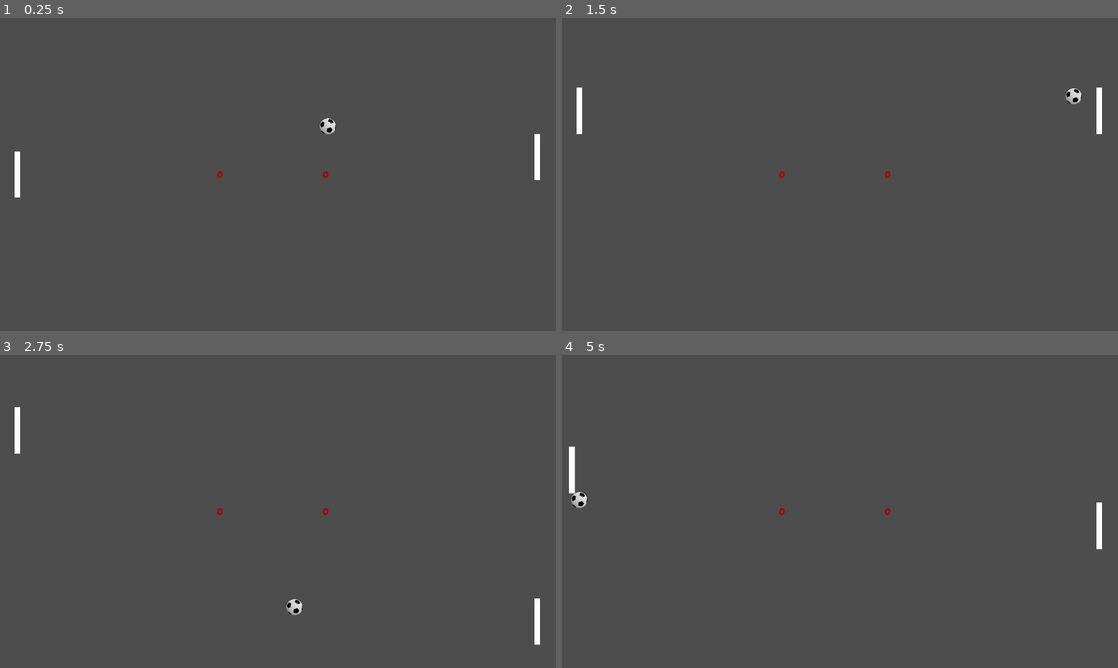
Above: before the commit, frames 1-4 (two rows, left to right).
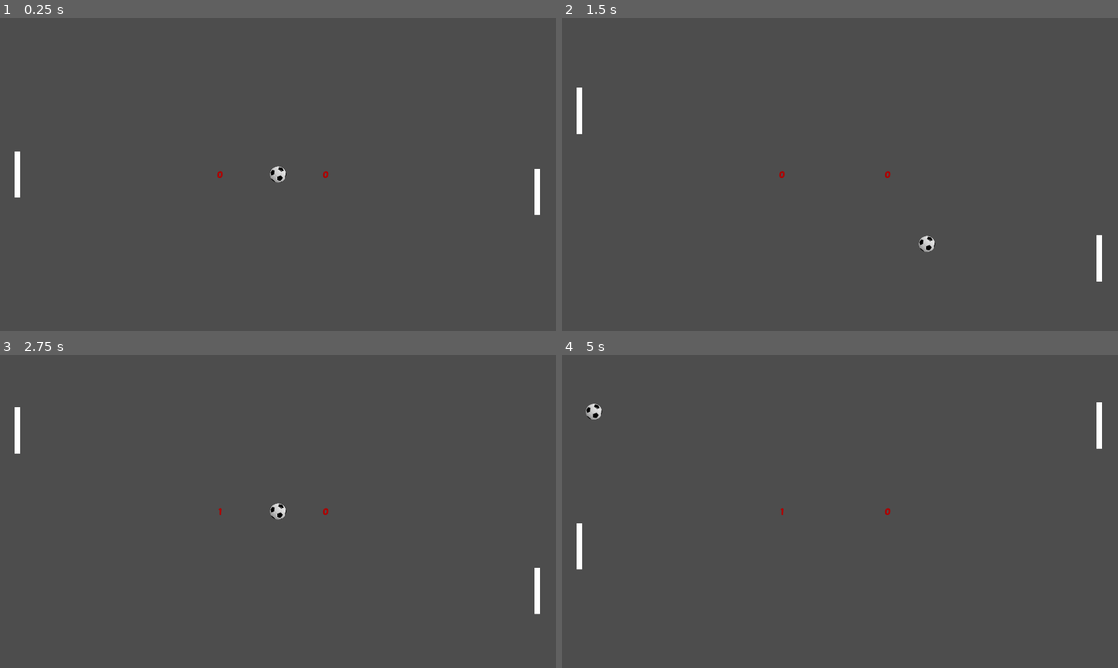
Above: after the commit, the same moments.

Repository: SebaMat3/pong
Game: Godot game, scene res://level.tscn
Two runs of this game, one before a commit and one after it. Both use one fixed random seed, a clock stepped at 60 frames per second and the inputs below.
Inputs:
- Up to frame 1 (0.25 s): no input
- Up to frame 2 (1.5 s): hold Up (ui_up) 0.53-1.28 s; hold Down (ui_down) from 1.28 s (still down)
- Up to frame 3 (2.75 s): release Down (ui_down) at 2.03 s; hold Up (ui_up) from 2.03 s (still down)
- Up to frame 4 (5 s): release Up (ui_up) at 3.53 s; hold Down (ui_down) from 3.53 s (still down)

The runs differ from the first frame. In frame 1, 0.4% of the frame differs, in the area x 48-98%, y 32-63%; in frame 2, 0.5%; in frame 3, 0.4%; in frame 4, 0.9%, in the area x 1-98%, y 15-69%.

Commit message:
15th class. Last details- sound- export- exam

Diff:
--- a/Ball.gd
+++ b/Ball.gd
@@ -6,6 +6,8 @@
 var direction = Vector2.ZERO
 #boolean state variable - "to know if something is happening"
 var is_moving = false
+@onready var timer = get_parent().find_child("RestartTimer")
+
 
 #what we want the ball to do once its loaded
 func _ready():
@@ -14,6 +16,7 @@
 	reset_ball()
 
 func reset_ball():
+	timer.stop()
 	speed = 600
 	#horizontal direction chosen randomly
 	direction.x = [-1,1][randi() % 2]
@@ -28,3 +31,8 @@
 			var collide = move_and_collide(speed * direction * delta)
 			if collide:
 				direction = direction.bounce(collide.get_normal())
+				$AudioCollision.play()
+
+
+func _on_restart_timer_timeout():
+	reset_ball()
--- a/Ball.tscn
+++ b/Ball.tscn
@@ -1,7 +1,8 @@
-[gd_scene load_steps=4 format=3 uid="uid://ct3201drt1ce2"]
+[gd_scene load_steps=5 format=3 uid="uid://ct3201drt1ce2"]
 
 [ext_resource type="Script" path="res://Ball.gd" id="1_gshv5"]
 [ext_resource type="Texture2D" uid="uid://deoqpw5a1ub8o" path="res://Assets/pngwing.com.png" id="2_0tgka"]
+[ext_resource type="AudioStream" uid="uid://jche5fxtr736" path="res://Assets/BalloonAgainstWall.wav" id="3_qw77l"]
 
 [sub_resource type="CircleShape2D" id="CircleShape2D_lttxq"]
 radius = 28.0
@@ -14,3 +15,6 @@
 
 [node name="Sprite2D" type="Sprite2D" parent="."]
 texture = ExtResource("2_0tgka")
+
+[node name="AudioCollision" type="AudioStreamPlayer" parent="."]
+stream = ExtResource("3_qw77l")
--- a/level.gd
+++ b/level.gd
@@ -2,6 +2,9 @@
 
 var playerScore = 0
 var oponentScore = 0
+
+func _ready():
+	_restart_game()
 
 func _process(delta):
 	$PlayerCounter.text = str(playerScore)
@@ -11,8 +14,8 @@
 	$Ball.is_moving = false
 	$Ball.direction = Vector2.ZERO
 	$Ball.position = Vector2(960, 540)
-	$Ball.reset_ball()
-
+	#$Ball.reset_ball()
+	$RestartTimer.start()
 
 func _on_player_arc_body_entered(body):
 	if body is Ball:
--- a/level.tscn
+++ b/level.tscn
@@ -5,7 +5,7 @@
 [ext_resource type="Script" path="res://Player.gd" id="2_t0iwi"]
 [ext_resource type="Script" path="res://Oponent.gd" id="3_diilk"]
 [ext_resource type="PackedScene" uid="uid://ct3201drt1ce2" path="res://Ball.tscn" id="3_tsef7"]
-[ext_resource type="FontFile" uid="uid://qgeohpuyfeeo" path="res://PoetsenOne-Regular.ttf" id="6_52lvh"]
+[ext_resource type="FontFile" uid="uid://qgeohpuyfeeo" path="res://Assets/Fonts/PoetsenOne-Regular.ttf" id="6_ogmx6"]
 
 [sub_resource type="RectangleShape2D" id="RectangleShape2D_fexkk"]
 size = Vector2(1920, 50)
@@ -56,7 +56,7 @@
 offset_right = 1720.0
 offset_bottom = 1080.0
 theme_override_colors/font_color = Color(0.686275, 0, 0, 1)
-theme_override_fonts/font = ExtResource("6_52lvh")
+theme_override_fonts/font = ExtResource("6_ogmx6")
 theme_override_font_sizes/font_size = 32
 horizontal_alignment = 1
 vertical_alignment = 1
@@ -67,11 +67,14 @@
 offset_right = 2085.0
 offset_bottom = 1080.0
 theme_override_colors/font_color = Color(0.686275, 0, 0, 1)
-theme_override_fonts/font = ExtResource("6_52lvh")
+theme_override_fonts/font = ExtResource("6_ogmx6")
 theme_override_font_sizes/font_size = 32
 text = "hv"
 horizontal_alignment = 1
 vertical_alignment = 1
 
+[node name="RestartTimer" type="Timer" parent="."]
+
 [connection signal="body_entered" from="OponentArc" to="." method="_on_oponent_arc_body_entered"]
 [connection signal="body_entered" from="PlayerArc" to="." method="_on_player_arc_body_entered"]
+[connection signal="timeout" from="RestartTimer" to="Ball" method="_on_restart_timer_timeout"]
--- a/project.godot
+++ b/project.godot
@@ -10,10 +10,10 @@
 
 [application]
 
-config/name="pong"
+config/name="Pong"
 run/main_scene="res://level.tscn"
 config/features=PackedStringArray("4.1", "GL Compatibility")
-config/icon="res://icon.svg"
+config/icon="res://Assets/pngwing.com.png"
 
 [display]
 
Not shown, added: Assets/BalloonAgainstWall.wav.import
Renamed: PoetsenOne-Regular.ttf -> Assets/Fonts/PoetsenOne-Regular.ttf
Not shown, added: Assets/Fonts/PoetsenOne-Regular.ttf.import
Not shown, removed: PoetsenOne-Regular.ttf.import
Binary file added: dist/pong.apple-touch-icon.png
Not shown, added: dist/pong.apple-touch-icon.png.import
Binary file added: dist/pong.icon.png
Not shown, added: dist/pong.icon.png.import
Binary file added: dist/pong.png
Not shown, added: dist/pong.png.import
Not shown, added: export_presets.cfg
Not shown, changed: .DS_Store
(and 8 more such lines)
